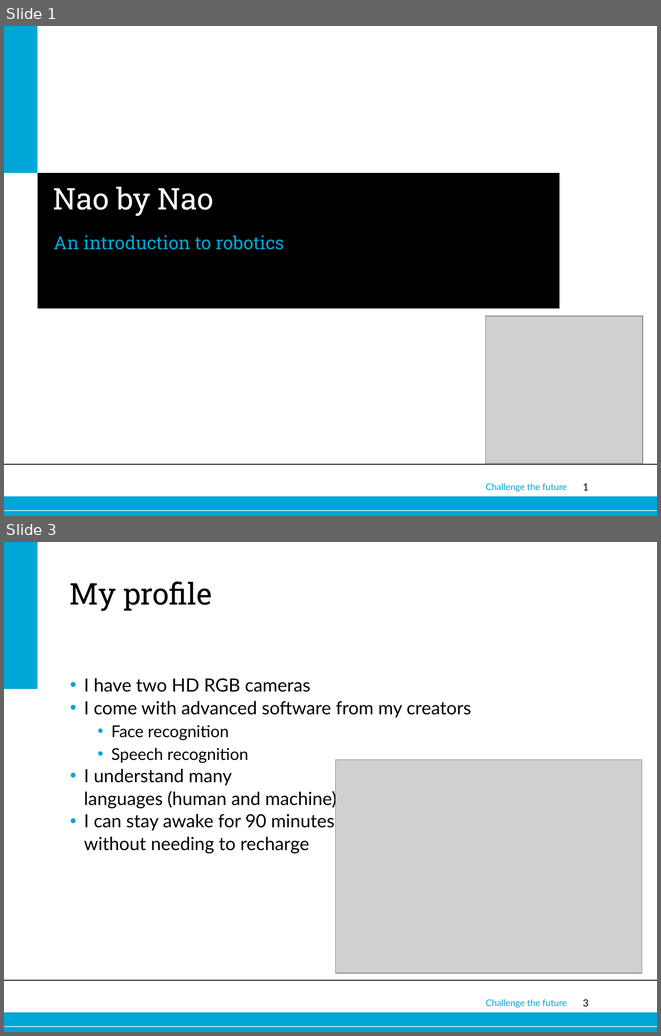
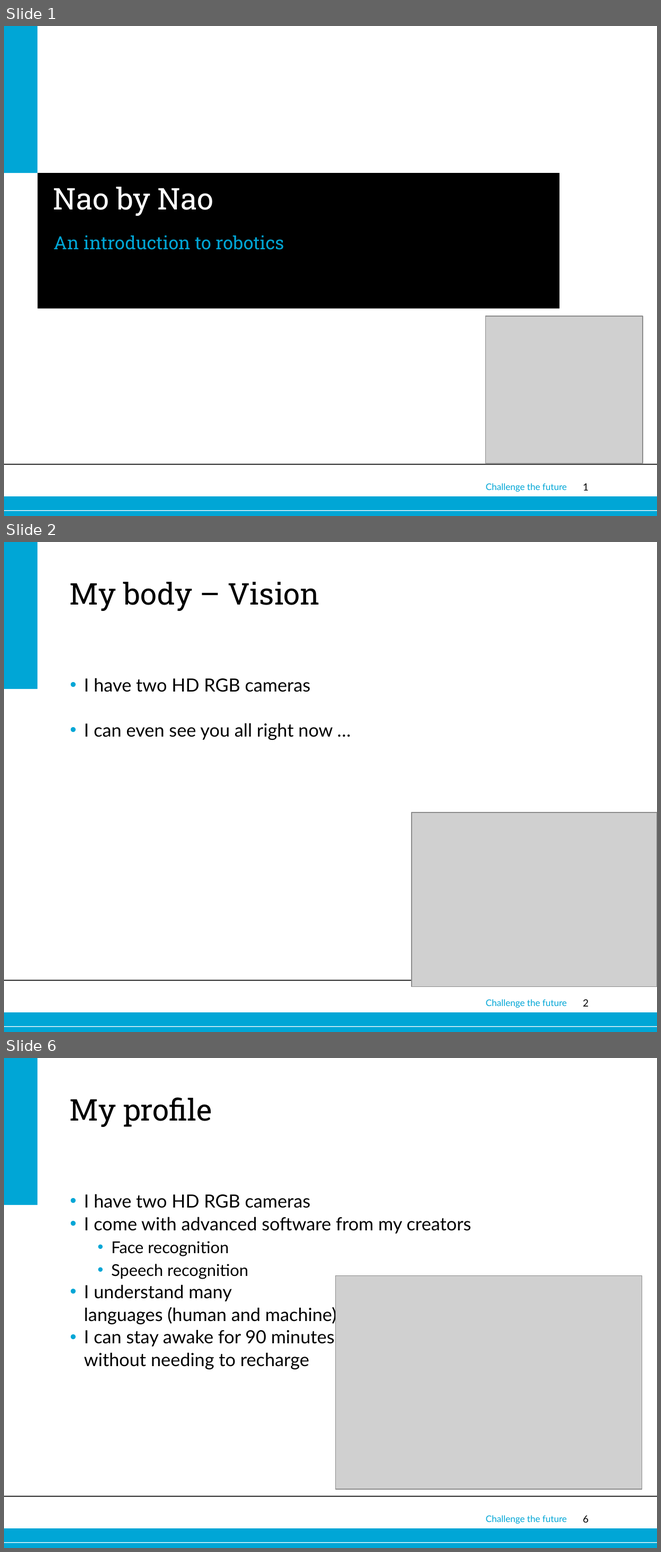
Before and after one commit to jettan/robotutor, a slide deck: Nao.ppt. Shown one above the other, each under a label of ours: slides 1 and 3 before the commit, slides 1, 2 and 6 after it; the slides between them are not shown. The pictures are 661x1036 and 661x1552 pixels, drawn with LibreOffice and Linux fonts; fonts in the diff are those of the drawing; grey boxes stand for pictures; background and template pictures are left out. Boxes give left, top, right and bottom in pixels: in the first picture for what was removed or moved away, otherwise in the second. Text is boxed around its words. In the diff, an @@ line names an element or a change of style, - is before the commit and + after.

```diff
--- a/Nao.ppt
+++ b/Nao.ppt
@@ slide 2 added at (4, 542, 657, 1032), background #FFFFFF; not listed: 6 template elements that a slide beside it also shows @@
@@ title added at (70, 582, 320, 611), 33 pt, text #000000 @@
+My body – Vision
@@ text added at (84, 678, 333, 740), 20 pt, text #000000 @@
+• I have two HD RGB cameras
+• I can even see you all right now …
@@ picture added at (412, 812, 657, 987) @@
@@ what was slide 3 is now slide 6 @@
@@ page number at (583, 1515, 589, 1522): text changed @@
-3
+6
```
Also in this commit, not shown: 2 other slides added, 1 other file.
